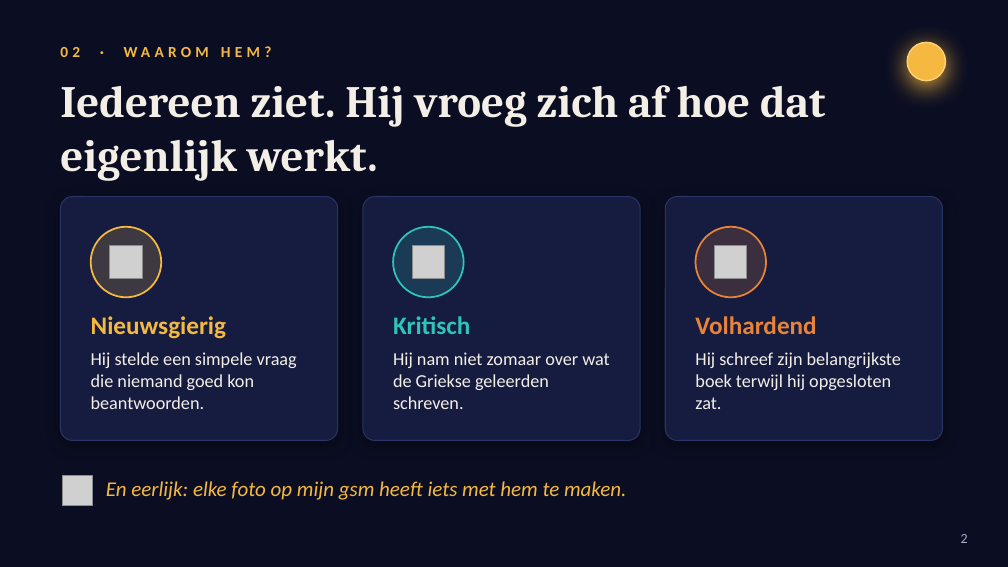
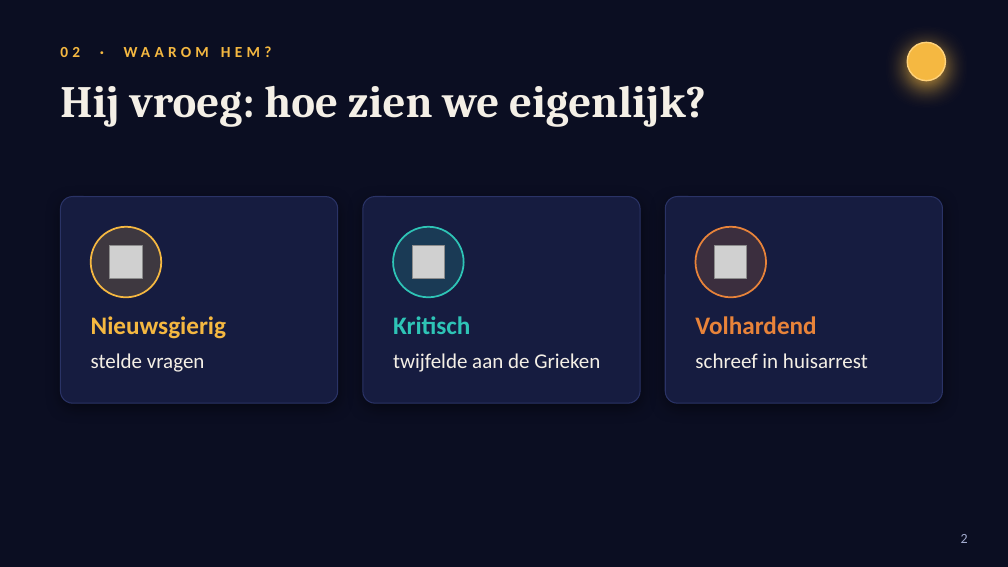
Before and after one commit to riseecom911-sketch/claudemaxxxxxxx, a slide deck: slide 2 of output/Ibn_al-Haytham_animated.pptx. Drawn at 1008x567 pixels with LibreOffice and Linux fonts; fonts in the diff are those of the drawing; grey boxes stand for pictures; background and template pictures are left out. Boxes give left, top, right and bottom in pixels: in the first picture for what was removed or moved away, otherwise in the second. Text is boxed around its words. In the diff, an @@ line names an element or a change of style, - is before the commit and + after.

```diff
--- a/output/Ibn_al-Haytham_animated.pptx
+++ b/output/Ibn_al-Haytham_animated.pptx
@@ text at (60, 86, 706, 127): text changed @@
-Iedereen ziet. Hij vroeg zich af hoe dat eigenlijk werkt.
+Hij vroeg: hoe zien we eigenlijk?
@@ proportions changed in 3 elements at (363, 197, 640, 403), (665, 197, 942, 403), (60, 197, 338, 403) @@
@@ rounded rectangle: place and size @@
-rounded rectangle at (60, 197, 338, 440)
+rounded rectangle at (60, 197, 338, 403)
@@ rounded rectangle: place and size @@
-rounded rectangle at (363, 197, 640, 440)
+rounded rectangle at (363, 197, 640, 403)
@@ rounded rectangle: place and size @@
-rounded rectangle at (665, 197, 942, 440)
+rounded rectangle at (665, 197, 942, 403)
@@ text at (91, 353, 205, 372): text changed; size 13 to 15 pt @@
-Hij stelde een simpele vraag die niemand goed kon beantwoorden.
+stelde vragen
@@ text at (393, 353, 600, 372): text changed; size 13 to 15 pt @@
-Hij nam niet zomaar over wat de Griekse geleerden schreven.
+twijfelde aan de Grieken
@@ text at (695, 353, 868, 368): text changed; size 13 to 15 pt @@
-Hij schreef zijn belangrijkste boek terwijl hij opgesloten zat.
+schreef in huisarrest
@@ picture removed at (62, 476, 93, 506) @@
@@ text removed at (106, 481, 626, 500) @@
-En eerlijk: elke foto op mijn gsm heeft iets met hem te maken.
```
Also in this commit, not shown: 13 other slides changed.
